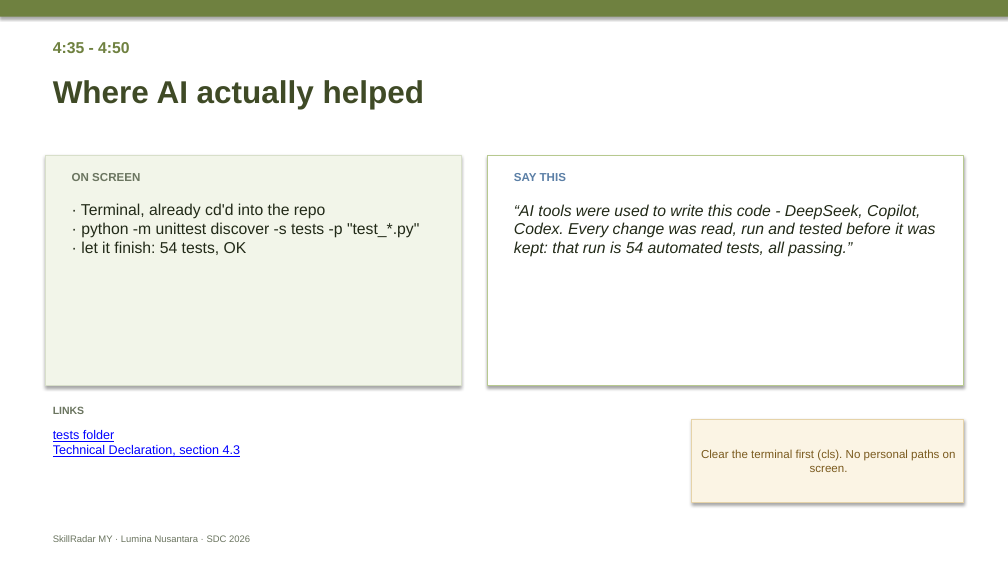
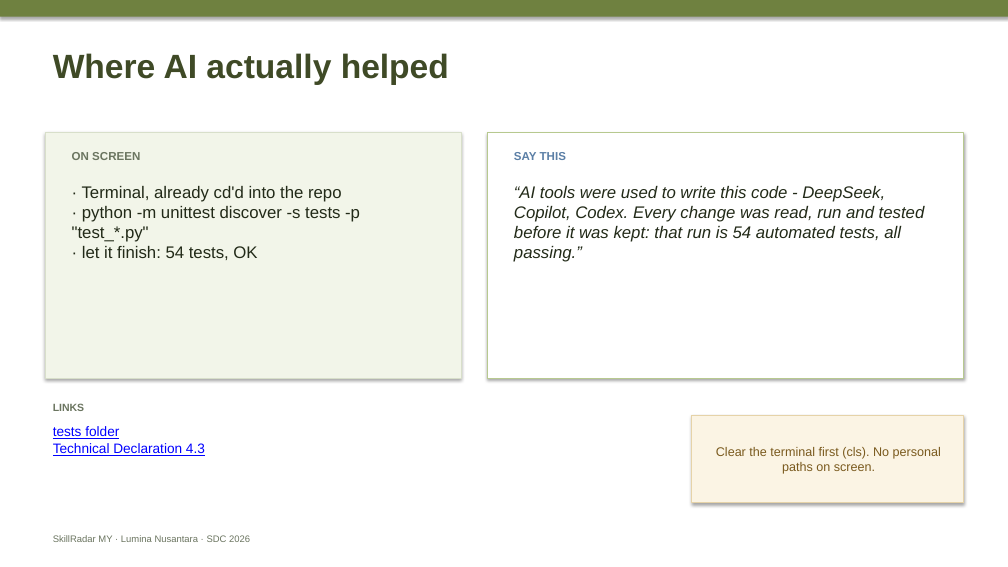
Before and after one commit to douyinlin/sdc2026-lumina-nusantara, a slide deck: slide 3 of team/CUE_DECK_4min10_to_6min.pptx (slide 4 before the commit). Drawn at 1008x567 pixels with LibreOffice and Linux fonts; fonts in the diff are those of the drawing. Boxes give left, top, right and bottom in pixels: in the first picture for what was removed or moved away, otherwise in the second. Text is boxed around its words. In the diff, an @@ line names an element or a change of style, - is before the commit and + after.

```diff
--- a/team/CUE_DECK_4min10_to_6min.pptx
+++ b/team/CUE_DECK_4min10_to_6min.pptx
@@ text "Where AI actually helped" moved from (x1=53, y1=80, x2=424, y2=109) to (x1=53, y1=53, x2=449, y2=85) @@
@@ text "Where AI actually helped" at (x1=53, y1=53, x2=449, y2=85): size 30 to 32 pt @@
@@ text removed at (x1=53, y1=42, x2=130, y2=53) @@
-4:35 - 4:50
@@ rectangle resized from (x1=45, y1=155, x2=461, y2=386) to (x1=45, y1=132, x2=461, y2=378) @@
@@ text "ON SCREEN" moved from (x1=72, y1=173, x2=140, y2=181) to (x1=72, y1=152, x2=140, y2=160) @@
@@ rectangle resized from (x1=488, y1=155, x2=964, y2=386) to (x1=488, y1=132, x2=964, y2=378) @@
@@ text "SAY THIS" moved from (x1=514, y1=173, x2=566, y2=181) to (x1=514, y1=152, x2=566, y2=160) @@
@@ text "· Terminal, already cd'd into ..." moved from (x1=81, y1=203, x2=419, y2=255) to (x1=72, y1=186, x2=360, y2=260) @@
@@ text "· Terminal, already cd'd into ..." at (x1=72, y1=186, x2=360, y2=260): size 15 to 16 pt @@
@@ text "“AI tools were used to ..." at (x1=514, y1=186, x2=925, y2=262): size 15 to 16 pt @@
@@ text "“AI tools were used to ..." moved from (x1=514, y1=204, x2=935, y2=257) to (x1=514, y1=186, x2=925, y2=262) @@
@@ rectangle "Clear the terminal first (cls). ..." resized from (x1=692, y1=420, x2=964, y2=503) to (x1=692, y1=416, x2=964, y2=503) @@
@@ rectangle "Clear the terminal first (cls). ..." at (x1=692, y1=416, x2=964, y2=503): size 11 to 12 pt @@
@@ text at (x1=53, y1=443, x2=205, y2=456): text changed; size 12 to 13 pt @@
-Technical Declaration, section 4.3
+Technical Declaration 4.3
@@ text at (x1=53, y1=426, x2=119, y2=439): size 12 to 13 pt in "tests folder" @@
```
Also in this commit, not shown: 6 other slides changed, 1 slide removed, 2 other files.
